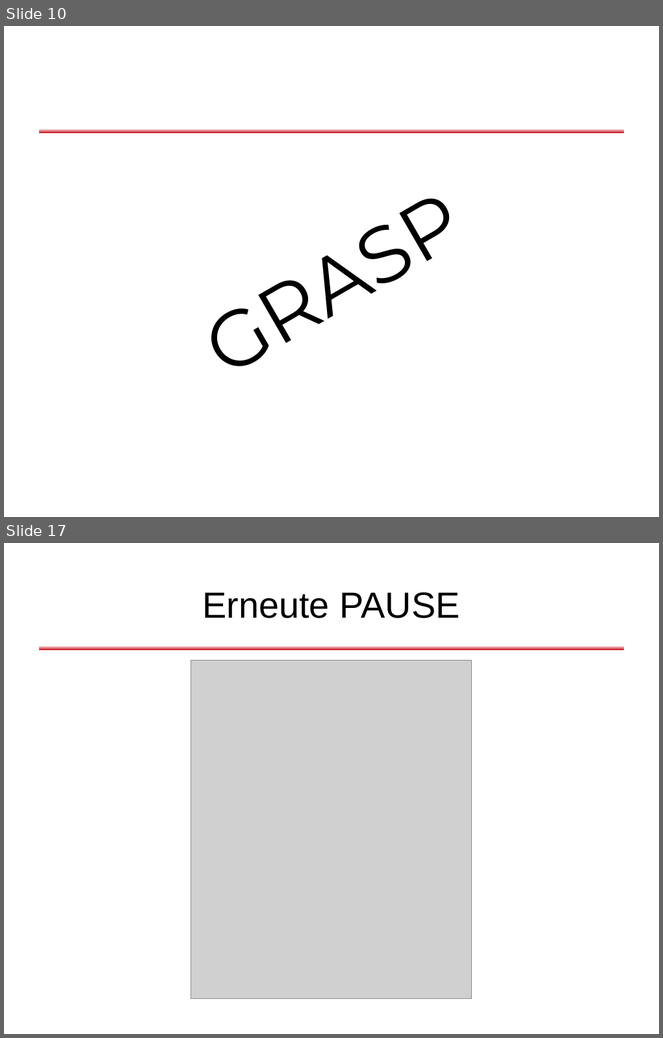
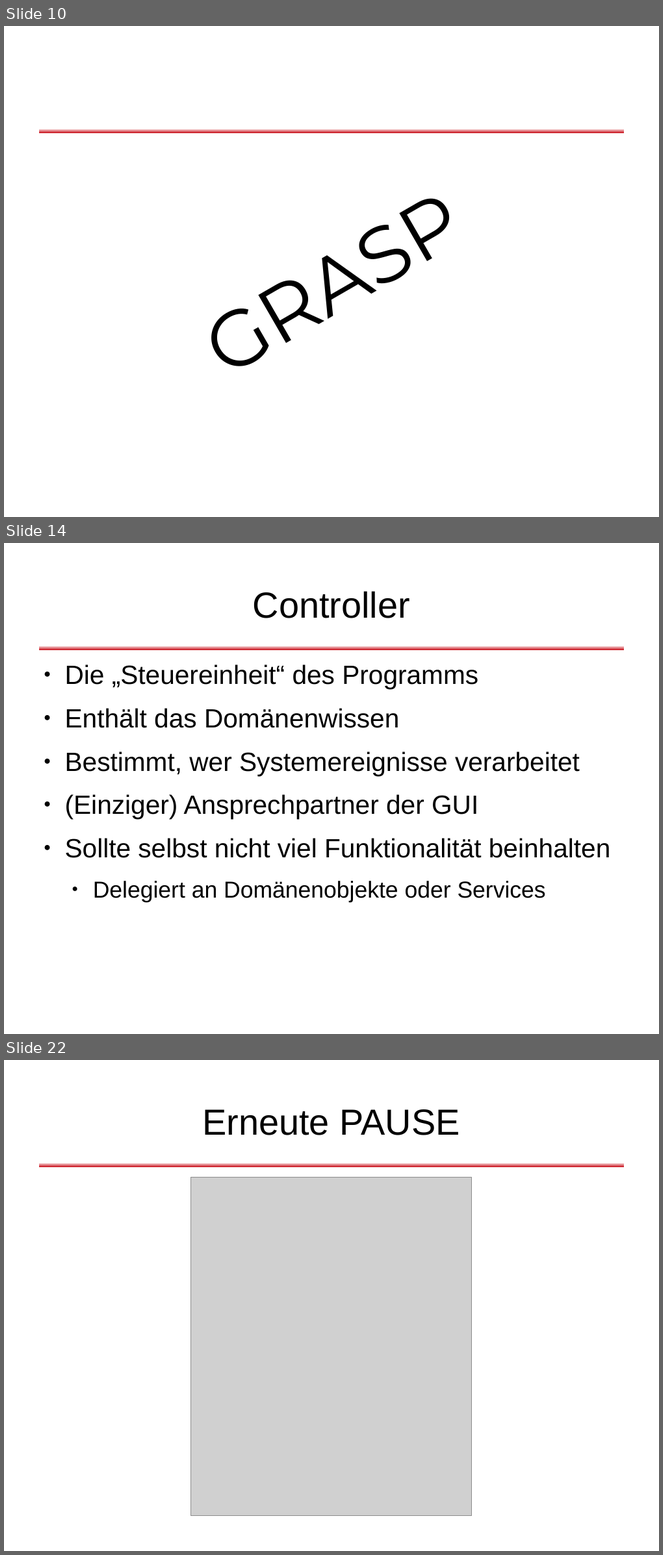
Before and after one commit to dlindner/vorlesung-se2-dhbw, a slide deck: added_2010/Objektorientierte Designregeln.odp. Shown one above the other, each under a label of ours: slides 10 and 17 before the commit, slides 10, 14 and 22 after it; the slides between them are not shown. The pictures are 663x1038 and 663x1555 pixels, drawn with LibreOffice and Linux fonts; fonts in the diff are those of the drawing; grey boxes stand for pictures; background and template pictures are left out. Boxes give left, top, right and bottom in pixels: in the first picture for what was removed or moved away, otherwise in the second. Text is boxed around its words. In the diff, an @@ line names an element or a change of style, - is before the commit and + after.

```diff
--- a/added_2010/Objektorientierte Designregeln.odp
+++ b/added_2010/Objektorientierte Designregeln.odp
@@ slide 14 added at [4,543,659,1034], background #FFFFFF; not listed: 1 template element that a slide beside it also shows @@
@@ title added at [253,591,410,618], 44 pt, text #000000 @@
+Controller
@@ text added at [65,665,610,902], 32 pt, text #000000 @@
+● Die „Steuereinheit“ des Programms
+● Enthält das Domänenwissen
+● Bestimmt, wer Systemereignisse verarbeitet
+● (Einziger) Ansprechpartner der GUI
+● Sollte selbst nicht viel Funktionalität beinhalten
+  ● Delegiert an Domänenobjekte oder Services
@@ what was slide 17 is now slide 22 @@
```
Also in this commit, not shown: 1 slide changed, 9 other slides added, 5 slides removed.
